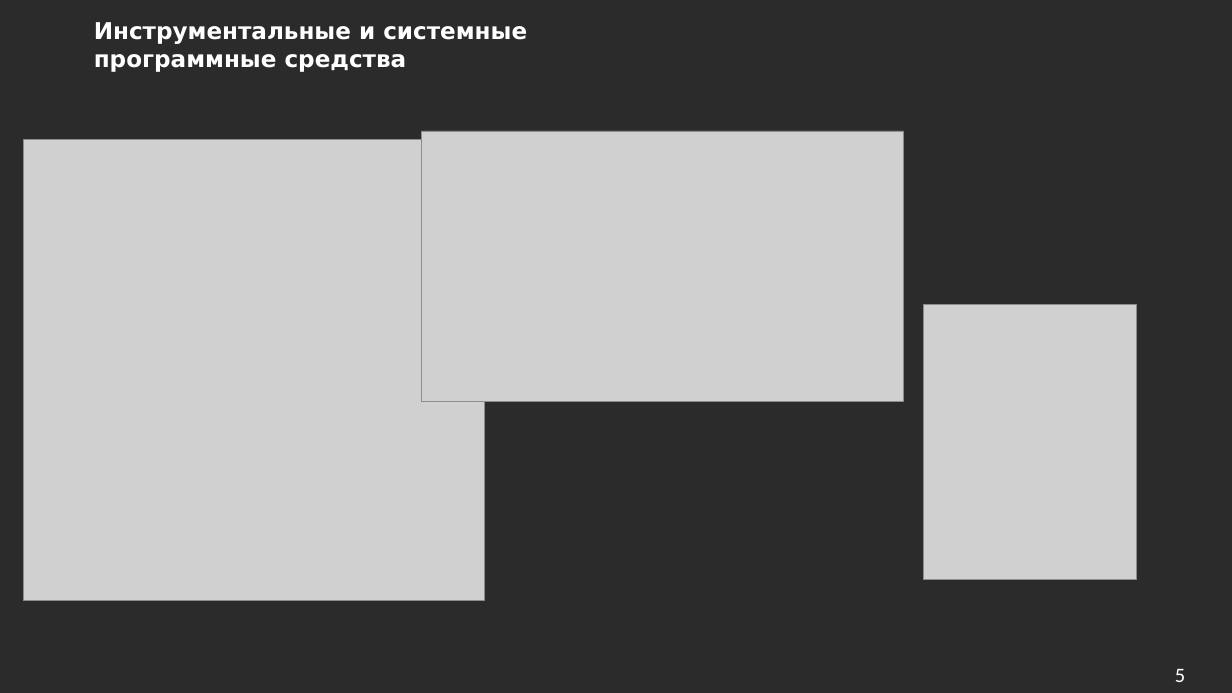
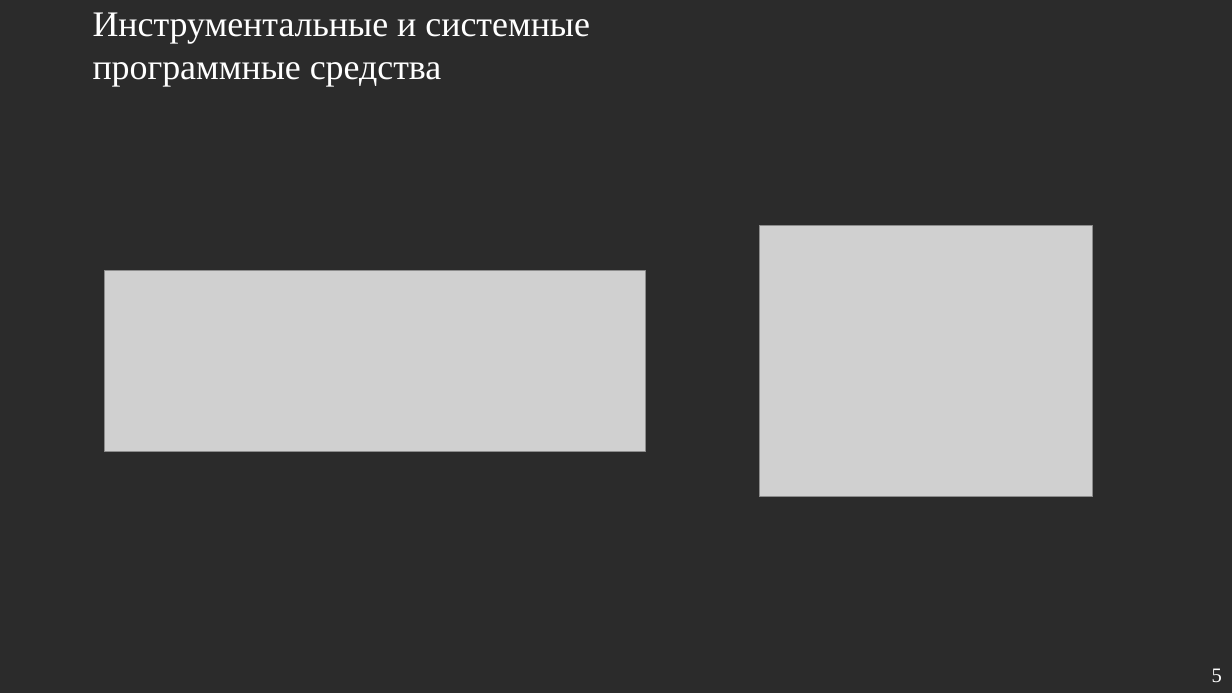
Before and after one commit to Stanis1av-M/Panel, a slide deck: slide 5 of Fff.pptx. Drawn at 1232x693 pixels with LibreOffice and Linux fonts; fonts in the diff are those of the drawing; grey boxes stand for pictures; background and template pictures are left out; a plain dark background stands for a picture behind light text. Boxes give left, top, right and bottom in pixels: in the first picture for what was removed or moved away, otherwise in the second. Text is boxed around its words. In the diff, an @@ line names an element or a change of style, - is before the commit and + after.

```diff
--- a/Fff.pptx
+++ b/Fff.pptx
@@ text "Инструментальные и системные программные средства": place and size @@
-text "Инструментальные и системные программные средства" at box(94, 22, 527, 72)
+text "Инструментальные и системные программные средства" at box(93, 12, 590, 87)
@@ text "Инструментальные и системные программные средства" at box(93, 12, 590, 87): size 18 to 28 pt, font DejaVu Sans to Times New Roman, bold off @@
@@ picture removed at box(23, 140, 484, 601) @@
@@ picture removed at box(422, 131, 904, 402) @@
@@ picture added at box(760, 226, 1093, 496) @@
@@ picture added at box(104, 271, 646, 452) @@
@@ picture removed at box(923, 304, 1137, 579) @@
@@ page number: place and size @@
-page number at box(1175, 669, 1185, 682)
+page number at box(1212, 668, 1222, 682)
@@ page number at box(1212, 668, 1222, 682): font Calibri to Times New Roman @@
```
Also in this commit, not shown: 10 other slides changed, 2 slides added.
